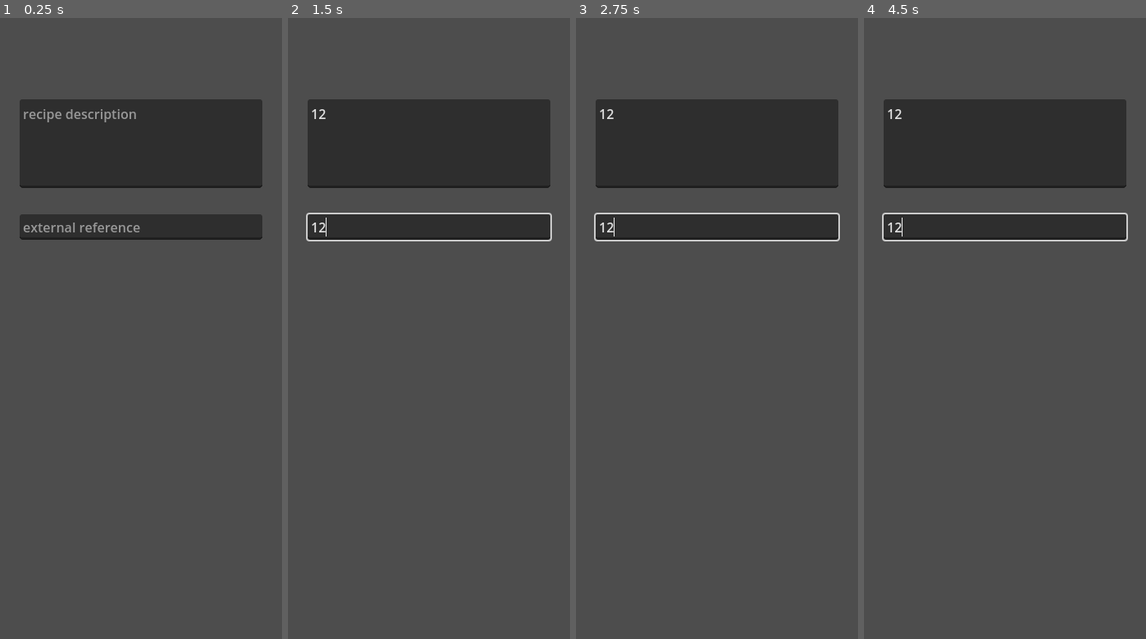
Above: before the commit, frames 1-4 (left to right).
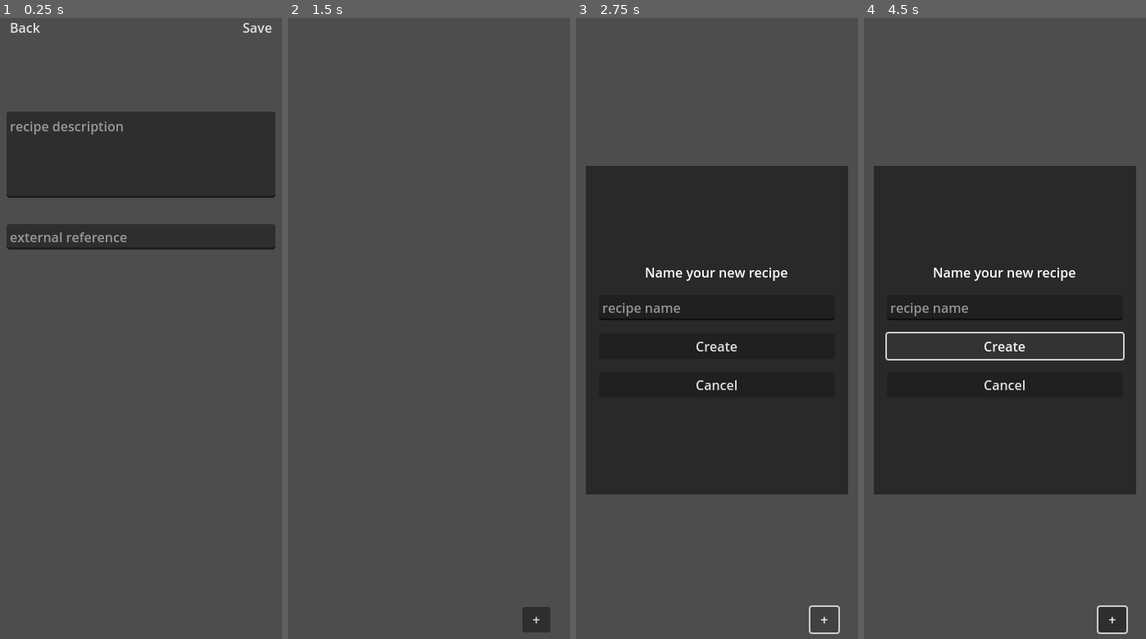
Above: after the commit, the same moments.

Repository: andreibachim/cookaid
Game: Godot game, scene res://screens/edit_recipe/edit_recipe.tscn
Same seed, same stepped clock (60 frames per second), same inputs: the game is played once before the commit and once after it. This scene is started directly instead of the project's main scene.
Inputs (mouse positions are in pixels of both pictures, inside the frame that each line leads up to):
- Up to frame 1 (0.25 s): no input
- Up to frame 2 (1.5 s): click (429, 142) at 0.52 s; type "12" at 0.6 s; click (429, 229) at 0.75 s; type "12" at 0.83 s; click (313, 30) at 1.25 s, where only the run after the commit has a clickable "Back"
- Up to frame 3 (2.75 s): click (824, 620) at 2 s, where only the run after the commit has a clickable "+"
- Up to frame 4 (4.5 s): click (1005, 347) at 2.75 s, where only the run after the commit has a clickable "Create"; click (1112, 620) at 3.5 s, where only the run after the commit has a clickable "+"; click (1005, 347) at 4.25 s, where only the run after the commit has a clickable "Create"

The runs differ from the first frame. In frame 1, 8.5% of the frame differs, in the area x 2-98%, y 0-38%; in frame 2, 17%; in frame 3, 52%; in frame 4, 52%, in the area x 3-97%, y 13-100%.

Commit message:
save description and external reference

Diff:
--- a/app/screens/edit_recipe/edit_recipe.gd
+++ b/app/screens/edit_recipe/edit_recipe.gd
@@ -9,7 +9,6 @@
 var recipe_id = Navigator.next_recipe_id
 
 func _ready() -> void:
-	print("The recipe id is: " +  recipe_id)
 	request.request(State.API_BASE_URL + "/api/recipe/" + recipe_id,\
 		["Authorization: Bearer " + State.TOKEN])
 	var response_array = await request.request_completed
@@ -31,3 +30,25 @@
 		description.text = response.description
 	if response.external_reference != null:
 		external_reference.text = response.external_reference
+
+func _on_back_button_up():
+	Navigator.load_recipes_screen()
+
+func _on_save_button_up():
+	var payload: Dictionary = {
+		"name": recipe_name.text,
+		"description": description.text,
+		"external_reference": external_reference.text,
+		"ingredients": [],
+		"steps": [],
+	}
+	print(JSON.stringify(payload))
+	request.request(State.API_BASE_URL + "/api/recipe/" + recipe_id,\
+	["Authorization: Bearer " + State.TOKEN, "Content-Type: application/json"],\
+	HTTPClient.METHOD_PUT,\
+	JSON.stringify(payload))
+	var response_array = await request.request_completed
+	var status_code = response_array[1]
+	match status_code:
+		200: print("Sugges")
+		_: print("Failure because of status code: " + str(status_code))
--- a/app/screens/edit_recipe/edit_recipe.tscn
+++ b/app/screens/edit_recipe/edit_recipe.tscn
@@ -8,9 +8,9 @@
 anchor_bottom = 1.0
 grow_horizontal = 2
 grow_vertical = 2
-theme_override_constants/margin_left = 32
-theme_override_constants/margin_top = 64
-theme_override_constants/margin_right = 32
+theme_override_constants/margin_left = 16
+theme_override_constants/margin_top = 16
+theme_override_constants/margin_right = 16
 script = ExtResource("1_ae808")
 
 [node name="request" type="HTTPRequest" parent="."]
@@ -18,6 +18,22 @@
 [node name="vbox" type="VBoxContainer" parent="."]
 layout_mode = 2
 theme_override_constants/separation = 32
+
+[node name="header" type="HBoxContainer" parent="vbox"]
+layout_mode = 2
+
+[node name="back" type="Button" parent="vbox/header"]
+layout_mode = 2
+mouse_default_cursor_shape = 2
+text = "Back"
+flat = true
+
+[node name="save" type="Button" parent="vbox/header"]
+layout_mode = 2
+size_flags_horizontal = 10
+mouse_default_cursor_shape = 2
+text = "Save"
+flat = true
 
 [node name="recipe_name" type="Label" parent="vbox"]
 layout_mode = 2
@@ -32,3 +48,6 @@
 layout_mode = 2
 size_flags_vertical = 2
 placeholder_text = "external reference"
+
+[connection signal="button_up" from="vbox/header/back" to="." method="_on_back_button_up"]
+[connection signal="button_up" from="vbox/header/save" to="." method="_on_save_button_up"]
--- a/app/screens/recipes/recipes_list_item/recipes_list_item.gd
+++ b/app/screens/recipes/recipes_list_item/recipes_list_item.gd
@@ -1,14 +1,15 @@
 extends MarginContainer
 
-@onready var link: Button = $hbox/link
+@onready var link: Button = $hbox/actions/edit_link
 @onready var status := $hbox/status
+@onready var title := $hbox/title
 var recipe_id: String
 
 
 func set_up(recipe: Dictionary) -> void:
 	if recipe.status == "DRAFT":
 		status.text = "[DRAFT]"
-	link.text = recipe.name
+	title.text = recipe.name
 	recipe_id = recipe.recipe_id
 
 func _on_link_button_up():
--- a/app/screens/recipes/recipes_list_item/recipes_list_item.tscn
+++ b/app/screens/recipes/recipes_list_item/recipes_list_item.tscn
@@ -3,6 +3,11 @@
 [ext_resource type="Script" path="res://screens/recipes/recipes_list_item/recipes_list_item.gd" id="1_s1n6y"]
 
 [node name="recipes_list_item" type="MarginContainer"]
+anchors_preset = 10
+anchor_right = 1.0
+offset_bottom = 31.0
+grow_horizontal = 2
+size_flags_horizontal = 3
 script = ExtResource("1_s1n6y")
 
 [node name="hbox" type="HBoxContainer" parent="."]
@@ -10,11 +15,21 @@
 
 [node name="status" type="Label" parent="hbox"]
 layout_mode = 2
+text = "[DRAFT]"
 
-[node name="link" type="Button" parent="hbox"]
+[node name="title" type="Label" parent="hbox"]
 layout_mode = 2
-text = "placeholder"
+size_flags_horizontal = 3
+text = "asdasd"
+
+[node name="actions" type="HBoxContainer" parent="hbox"]
+layout_mode = 2
+
+[node name="edit_link" type="Button" parent="hbox/actions"]
+layout_mode = 2
+mouse_default_cursor_shape = 2
+text = "edit"
 flat = true
 alignment = 0
 
-[connection signal="button_up" from="hbox/link" to="." method="_on_link_button_up"]
+[connection signal="button_up" from="hbox/actions/edit_link" to="." method="_on_link_button_up"]
Not shown, changed: server/src/routes/mod.rs
Not shown, changed: server/src/routes/recipe.rs
